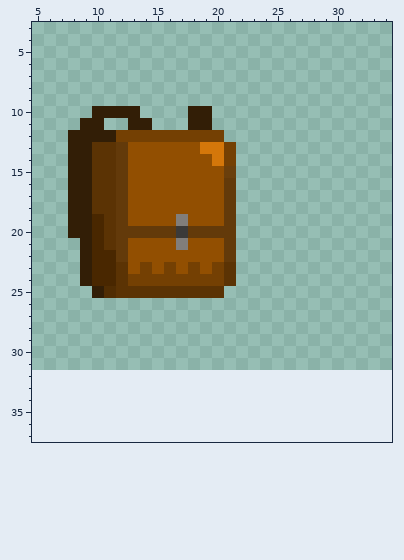
File history of a pixel-art sprite, Dungeon/data/backpack.png. This is how it looked before the edit.
The file is 32x32 pixels. Shown: x 5..34, y 3..37. The old version is drawn lined up with the new one, on the new canvas.
The result:
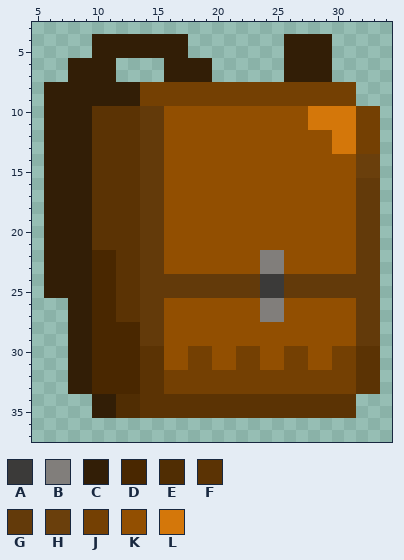
Palette (. is transparent): A #3b3a39  B #817e7b  C #321e06  D #492700  E #502d03  F #5b3304  G #633a0a  H #6a3f0c  J #744003  K #924f01  L #d4770a
Commit message: Allows user to pick up backpack and weapons off the ground
Change:
canvas 32x32 -> 40x40, the old top-left corner now at 4,0
y 4..5: x 10..17 ........ -> CCCCCCCC; x 26..29 .... -> CCCC
y 6..7: x 8..11 .... -> CCCC; x 16..19 .... -> CCCC; x 26..29 .... -> CCCC
y 8..9: x 6..31 .......................... -> CCCCCCCCJJJJJJJJJJJJJJJJJJ
y 10: x 6..33 ....CCCC....CC.............. -> CCCCFFFFGGKKKKKKKKKKKKLLLLJJ
y 11: x 6..8 ... -> CCC; x 10..33 C..CC...CC.............. -> FFFFGGKKKKKKKKKKKKLLLLJJ
y 12: x 6..7 .. -> CC; x 10..33 CCJJJJJJJJJ............. -> FFFFGGKKKKKKKKKKKKKKLLJJ
y 13: x 6..7 .. -> CC; x 12..15 GKKK -> FFGG; x 19..33 LLJ............ -> KKKKKKKKKKKLLJJ
y 14: x 6..7 .. -> CC; x 12..15 GKKK -> FFGG; x 20..33 LJ............ -> KKKKKKKKKKKKHH
y 15: x 6..7 .. -> CC; x 12..15 GKKK -> FFGG; x 21..33 H............ -> KKKKKKKKKKKHH
y 16..18: x 6..7 .. -> CC; x 12..15 GKKK -> FFGG; x 21..33 G............ -> KKKKKKKKKKKGG
y 19: x 6..7 .. -> CC; x 10 D -> F; x 12..15 GKKK -> FFGG; x 17 B -> K; x 21..33 G............ -> KKKKKKKKKKKGG
y 20: x 6..7 .. -> CC; x 10 D -> F; x 12..13 GG -> FF; x 16..33 GAGGGG............ -> KKKKKKKKKKKKKKKKGG
y 21: x 6..8 ... -> CCC; x 10 D -> F; x 12..15 GKKK -> FFGG; x 17 B -> K; x 21..33 G............ -> KKKKKKKKKKKGG
y 22: x 6..8 ... -> CCC; x 12..15 GKKK -> FFGG; x 21..33 G............ -> KKKBBKKKKKKGG
y 23: x 6..8 ... -> CCC; x 13..16 KJKJ -> FGGK; x 18 J -> K; x 20..33 JF............ -> KKKKBBKKKKKKGG
y 24: x 6..8 ... -> CCC; x 13..33 JJJJJJJJF............ -> FGGGGGGGGGGAAGGGGGGGG
y 25: x 6..11 ....CE -> CCCCDD; x 14..33 FFFFFFF............. -> GGGGGGGGGGAAGGGGGGGG
y 26..27: x 8..33 .......................... -> CCDDFFGGKKKKKKKKBBKKKKKKGG
y 28..29: x 8..33 .......................... -> CCDDDDGGKKKKKKKKKKKKKKKKGG
y 30..31: x 8..33 .......................... -> CCDDDDFFKKJJKKJJKKJJKKJJFF
y 32..33: x 8..33 .......................... -> CCDDDDFFJJJJJJJJJJJJJJJJFF
y 34..35: x 10..31 ...................... -> CCEEFFFFFFFFFFFFFFFFFF
Boxes around the changes in both pictures, in picture pixels (x1, y1, x2, y2):
changed: (44, 34, 380, 418)
